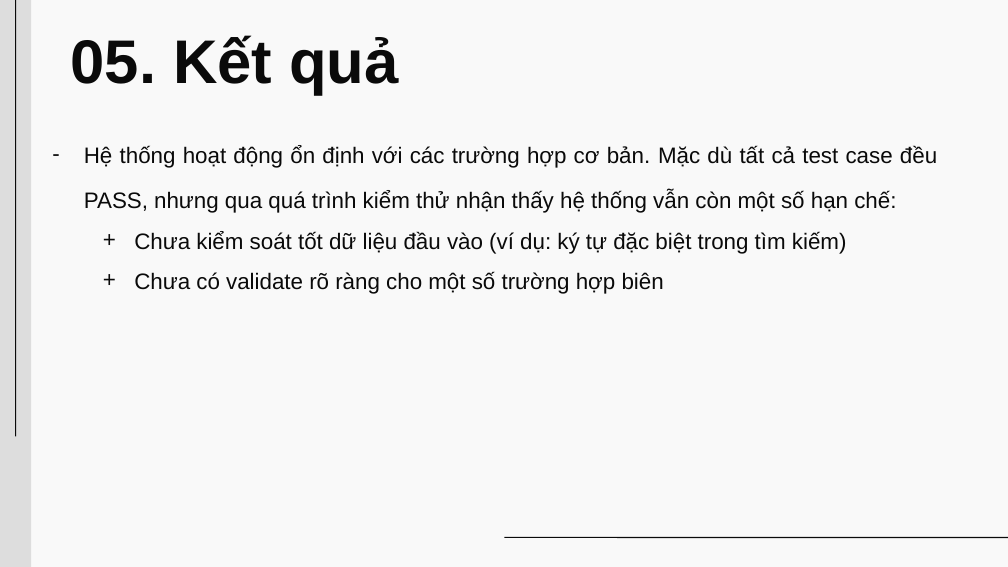
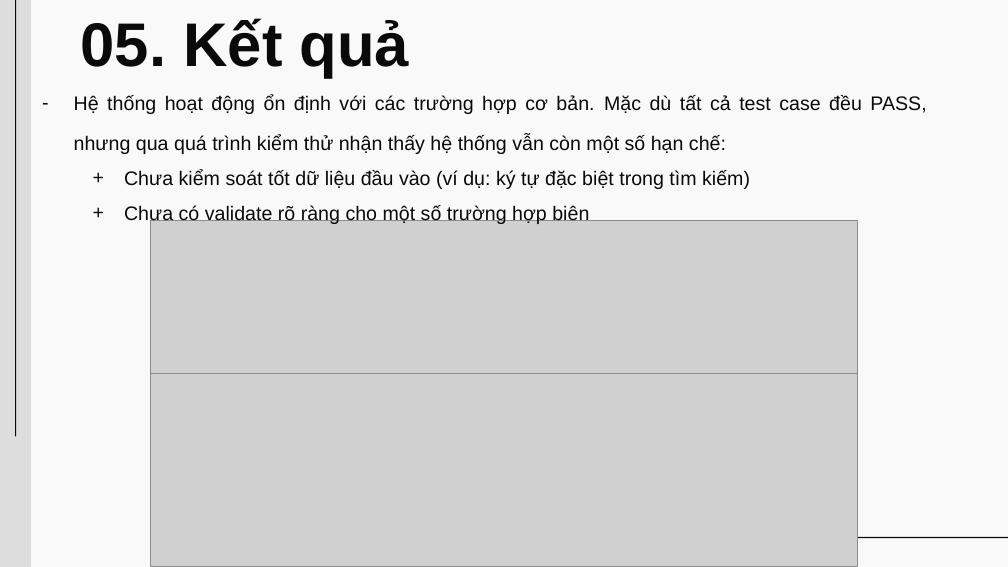
Before and after one commit to anhthu240/Nguy-n-Th-Anh-Th-_B-o-c-o-gi-a-k-, a slide deck: slide 8 of Kiểm thử Phần mềm.pptx (slide 9 before the commit). Drawn at 1008x567 pixels with LibreOffice and Linux fonts; fonts in the diff are those of the drawing; grey boxes stand for pictures. Boxes give left, top, right and bottom in pixels: in the first picture for what was removed or moved away, otherwise in the second. Text is boxed around its words. In the diff, an @@ line names an element or a change of style, - is before the commit and + after.

```diff
--- a/Kiểm thử Phần mềm.pptx
+++ b/Kiểm thử Phần mềm.pptx
@@ text "05. Kết quả": place and size @@
-text "05. Kết quả" at bbox=[71, 35, 398, 95]
+text "05. Kết quả" at bbox=[81, 18, 409, 78]
@@ text "Hệ thống hoạt động ổn ...": place and size @@
-text "Hệ thống hoạt động ổn ..." at bbox=[84, 145, 937, 294]
+text "Hệ thống hoạt động ổn ..." at bbox=[74, 95, 926, 225]
@@ text "Hệ thống hoạt động ổn ..." at bbox=[74, 95, 926, 225]: size 16 to 14 pt @@
@@ picture added at bbox=[150, 221, 858, 376] @@
@@ picture added at bbox=[150, 374, 858, 567] @@
```
Also in this commit, not shown: 1 other slide changed, 1 slide removed.
